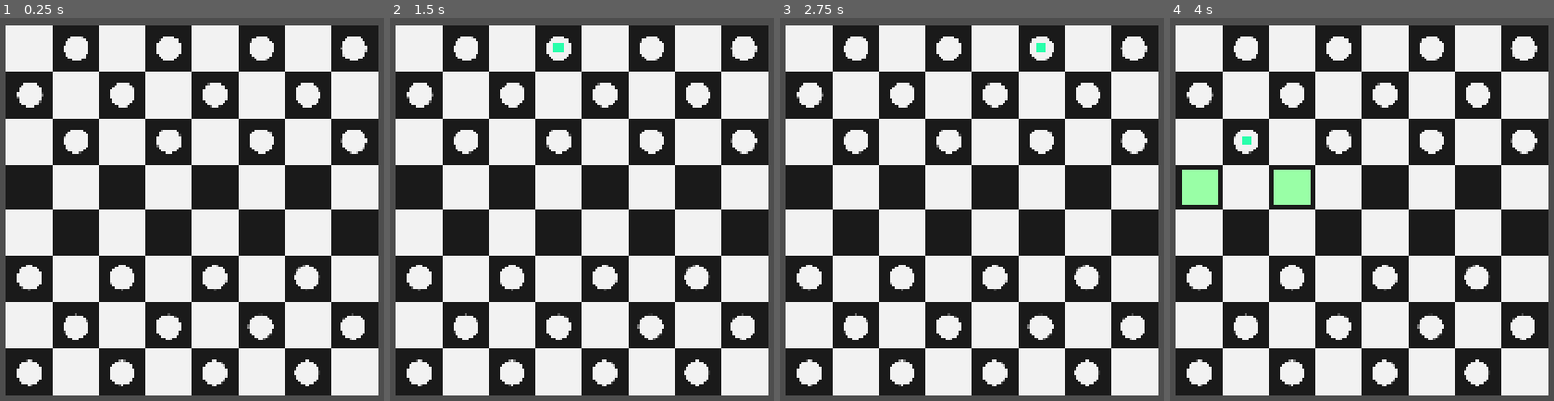
Above: before the commit, frames 1-4 (left to right).
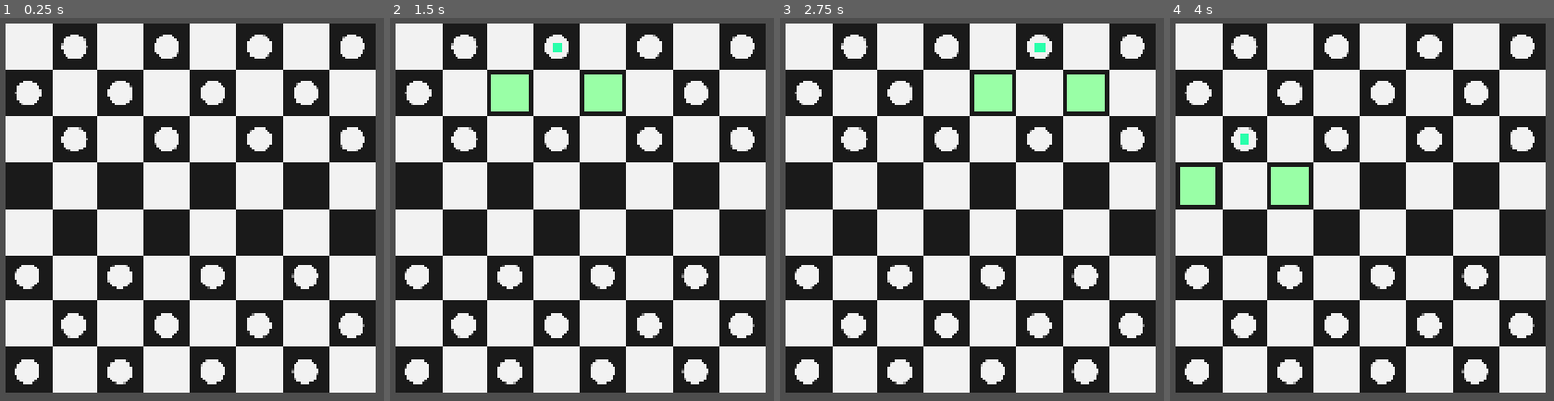
Above: after the commit, the same moments.

Repository: JakeFreedom/PacktNetworking
Game: Godot game, scene res://Checkers/CheckerBoard.tscn
Two runs of this game, one before a commit and one after it. Both use one fixed random seed, a clock stepped at 60 frames per second and the inputs below.
Inputs (mouse positions are in pixels of both pictures, inside the frame that each line leads up to):
- Up to frame 1 (0.25 s): no input
- Up to frame 2 (1.5 s): tap Enter at 0.5 s; move the mouse to (466, 48) at 0.52 s; click (466, 48) at 0.67 s; tap Space at 1.25 s; move the mouse to (558, 48) at 1.27 s; click (558, 48) at 1.42 s
- Up to frame 3 (2.75 s): tap Enter at 2 s; move the mouse to (1041, 48) at 2.02 s; click (1041, 48) at 2.17 s
- Up to frame 4 (4 s): tap Space at 2.75 s; move the mouse to (1523, 48) at 2.77 s; click (1523, 48) at 2.92 s; tap Enter at 3.5 s; move the mouse to (1246, 140) at 3.52 s; click (1246, 140) at 3.67 s

The runs differ from the first frame. In frame 1, 9.7% of the frame differs, in the area x 1-99%, y 1-99%; in frame 2, 11%; in frame 3, 11%; in frame 4, 10%.

Commit message:
Movement work. The board is really effed up

Diff:
--- a/Checkers/CheckerBoard.gd
+++ b/Checkers/CheckerBoard.gd
@@ -14,7 +14,7 @@
 
 enum Teams{BLACK,WHITE}
 
-var current_turn = Teams.WHITE
+var current_turn = Teams.BLACK
 var meta_board = {}
 var selected_piece = null
 
@@ -133,13 +133,22 @@
 	free_cell_container.add_child(freeCell)
 
 
-func FreeCellSelected(position)-> void:
+func FreeCellSelected(positionq: Vector2)-> void:
 	selected_piece.process_mode = Node.PROCESS_MODE_DISABLED
 	selected_piece.OnDeselected()
 	clear_free_cells()
 	disable_pieces()
-	selected_piece.position = position#map_to_local(position)
-
+	if current_turn == Teams.BLACK:
+		selected_piece.position.x = positionq.x + 480
+		selected_piece.position.y = positionq.y + 250
+		#map_to_local(Vector2(position.x+0, position.y+0))
+	else:
+		selected_piece.position = positionq
+
+
+
+	#this will need to be an rpc call but for now its local
+	toggle_local_turn()
 
 func GetPieceDirections(piece: Node2D)-> Array:
 	var directions = []
@@ -153,6 +162,16 @@
 		directions = DIRECTIONS_CELLS_KING
 
 	return directions
+
+
+func toggle_local_turn() -> void:
+	if current_turn == Teams.BLACK:
+		current_turn = Teams.WHITE
+		enable_pieces(white_team)
+	else:
+		current_turn = Teams.BLACK
+		enable_pieces(black_team)
+
 
 #RPC Methods
 @rpc("any_peer", "call_local")
@@ -177,8 +196,8 @@
 
 
 func get_winner() -> Teams:
-	#disable_pieces(white_team)
-	#disable_pieces(black_team)
+	#disable_pieces()
+	#disable_pieces()
 	var winner = null
 	if black_team.get_children().size() < 1:
 		winner = "White"
@@ -219,6 +238,7 @@
 func CanCapture(piece: Node2D) -> bool:
 	var directions = GetPieceDirections(piece)
 	var capturing = false
+	var cell_content
 	for direction in directions:
 		var current_cell = local_to_map(piece.position)
 		var neighbor_cell = current_cell + direction
@@ -229,7 +249,7 @@
 		if IsFreeCell(neighbor_cell):
 			continue
 
-		var cell_content = meta_board[neighbor_cell]
+		cell_content = meta_board[neighbor_cell]
 
 		if not IsOpponent(neighbor_cell):
 			continue
@@ -245,8 +265,9 @@
 	return capturing
 
 #we will finish this when we are closer to actually having turns to lock the other player out
-func enable_pieces(team: Node2D) -> void:
-	pass
+func enable_pieces(_team: Node2D) -> void:
+	for piece in _team.get_children():
+		piece.process_mode = Node.PROCESS_MODE_ALWAYS
 
 
 #not sure this is need, we can just call get_tree().process = false or what ever it is.
--- a/Checkers/CheckerBoard.tscn
+++ b/Checkers/CheckerBoard.tscn
@@ -44,7 +44,7 @@
 sources/5 = SubResource("TileSetAtlasSource_ak0rw")
 
 [node name="CheckerBoard" type="TileMapLayer"]
-position = Vector2(960, 560)
+position = Vector2(955, 556)
 scale = Vector2(0.75, 0.75)
 tile_map_data = PackedByteArray("AAD9//3/BQAIAAAAAAACAAIABQAIAAAAAAD9/wcABQAIAAAAAAAHAP3/BQAIAAAAAAAHAAcABQAIAAAAAAACAP …(944 unchanged characters)…
 tile_set = SubResource("TileSet_jl1j8")
--- a/Checkers/Piece/Piece.gd
+++ b/Checkers/Piece/Piece.gd
@@ -3,6 +3,7 @@
 
 signal selected
 signal deselected
+signal MouseHover
 
 enum Teams{BLACK, WHITE}
 
@@ -20,11 +21,23 @@
 
 func _ready() -> void:
 	area_2d.input_event.connect(_on_area_2d_input_event)
+	area_2d.area_entered.connect(_on_area_2d_entered)
+	area_2d.area_exited.connect(_on_area_2d_exited)
 
 func _on_area_2d_input_event(_viewport, event, _shape_idx) -> void:
 	if event is InputEventMouseButton:
+		print(event)
 		if event.button_index == 1 and event.pressed:
 			select()
+	if event is InputEventMouseMotion:
+		print(event)
+
+func _on_area_2d_entered() -> void:
+	print("enter")
+	pass
+
+func _on_area_2d_exited() -> void:
+	print("exit")
 	pass
 
 
